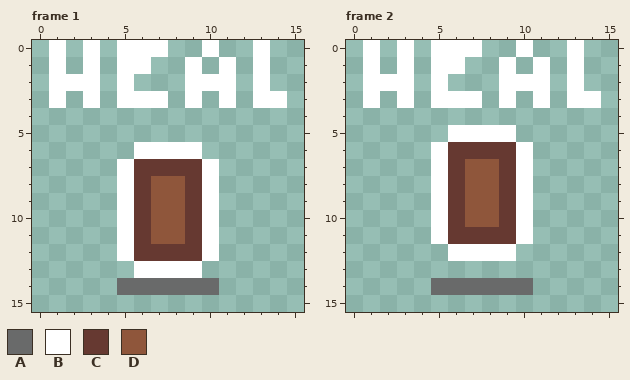
Pixel-art file, stored at world/pickups/heal_pickup.aseprite. The picture above was drawn from the file before the commit.
16x16 pixels, 3 frames. Shown: frame 1, frame 2. The commit also changed other frames, which this record leaves out.
Palette (. is transparent): A #696a6a  B #ffffff  C #663931  D #8f563b
Pixels before, frame 1, first column x 1:
 0 B.B.BBB..B..B.
 1 B.B.BB..B.B.B.
 2 BBB.B...BBB.B.
 3 B.B.BBB.B.B.BB
 4 ..............
 5 ..............
 6 .....BBBB.....
 7 ....BCCCCB....
 8 ....BCDDCB....
 9 ....BCDDCB....
10 ....BCDDCB....
11 ....BCDDCB....
12 ....BCCCCB....
13 .....BBBB.....
14 ....AAAAAA....
Pixels before, frame 2, first column x 1:
 0 B.B.BBB..B..B.
 1 B.B.BB..B.B.B.
 2 BBB.B...BBB.B.
 3 B.B.BBB.B.B.BB
 4 ..............
 5 .....BBBB.....
 6 ....BCCCCB....
 7 ....BCDDCB....
 8 ....BCDDCB....
 9 ....BCDDCB....
10 ....BCDDCB....
11 ....BCCCCB....
12 .....BBBB.....
13 ..............
14 ....AAAAAA....
Once edited:
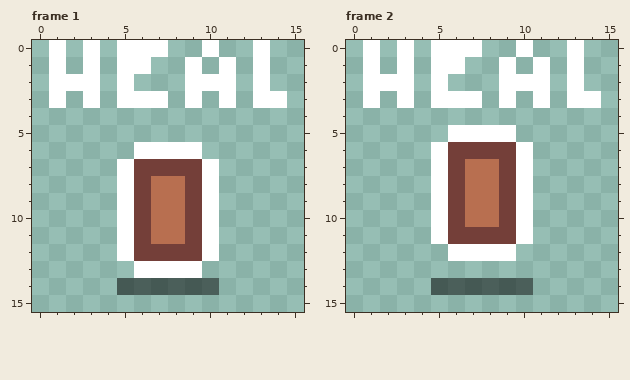
Difference:
Colour A changes from #696a6a to #00000080.
Colour C changes from #663931 to #743f39.
Colour D changes from #8f563b to #b86f50.
